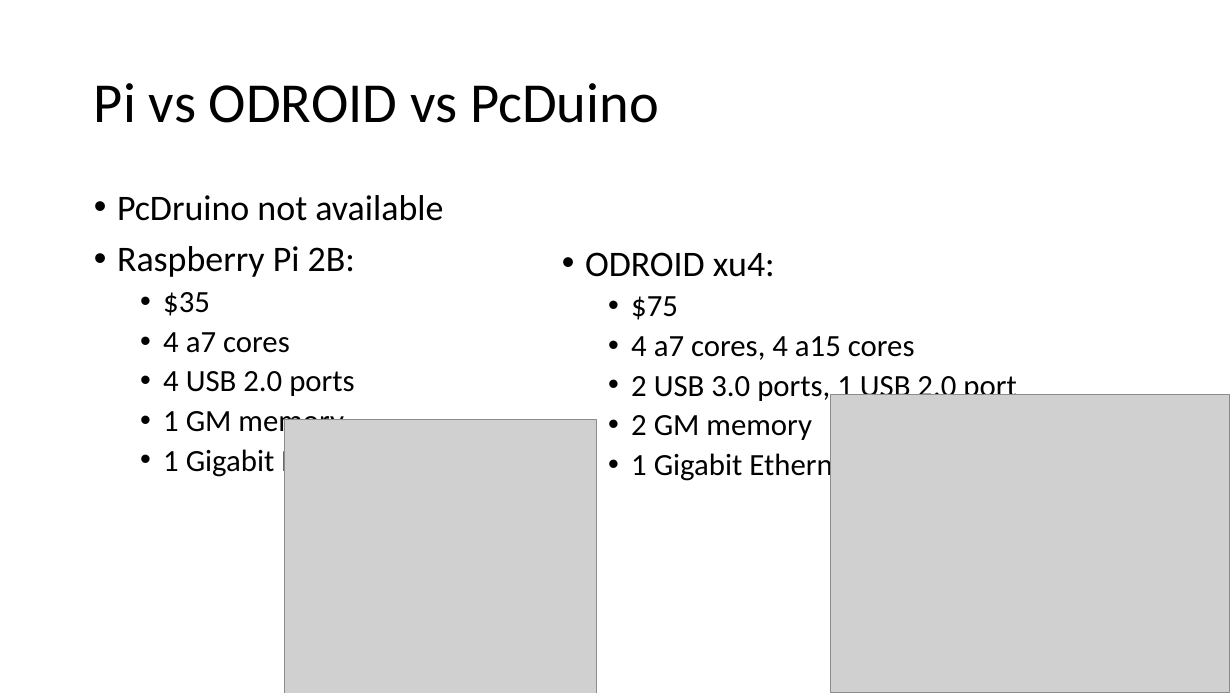
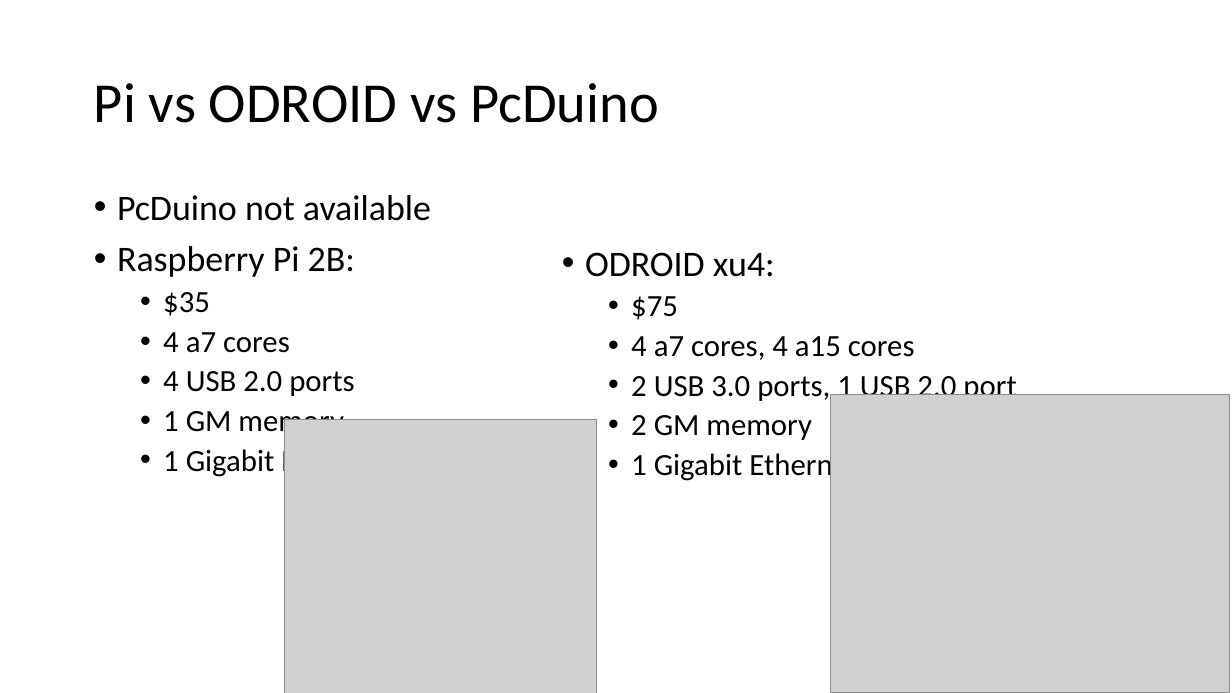
Before and after one commit to SDSMT-CSC464-F15/arm, a slide deck: slide 5 of Documents/MICS/MICSPrezAndrewVersion.pptx. Drawn at 1232x693 pixels with LibreOffice and Linux fonts; fonts in the diff are those of the drawing; grey boxes stand for pictures. Boxes give left, top, right and bottom in pixels: in the first picture for what was removed or moved away, otherwise in the second. Text is boxed around its words. In the diff, an @@ line names an element or a change of style, - is before the commit and + after.

Commit message:
Cleaned up the pretty presentation.

```diff
--- a/Documents/MICS/MICSPrezAndrewVersion.pptx
+++ b/Documents/MICS/MICSPrezAndrewVersion.pptx
@@ text at <box>117,195,431,221</box>: text changed @@
-• PcDruino not available
+• PcDuino not available
```
Also in this commit, not shown: 3 other files.
